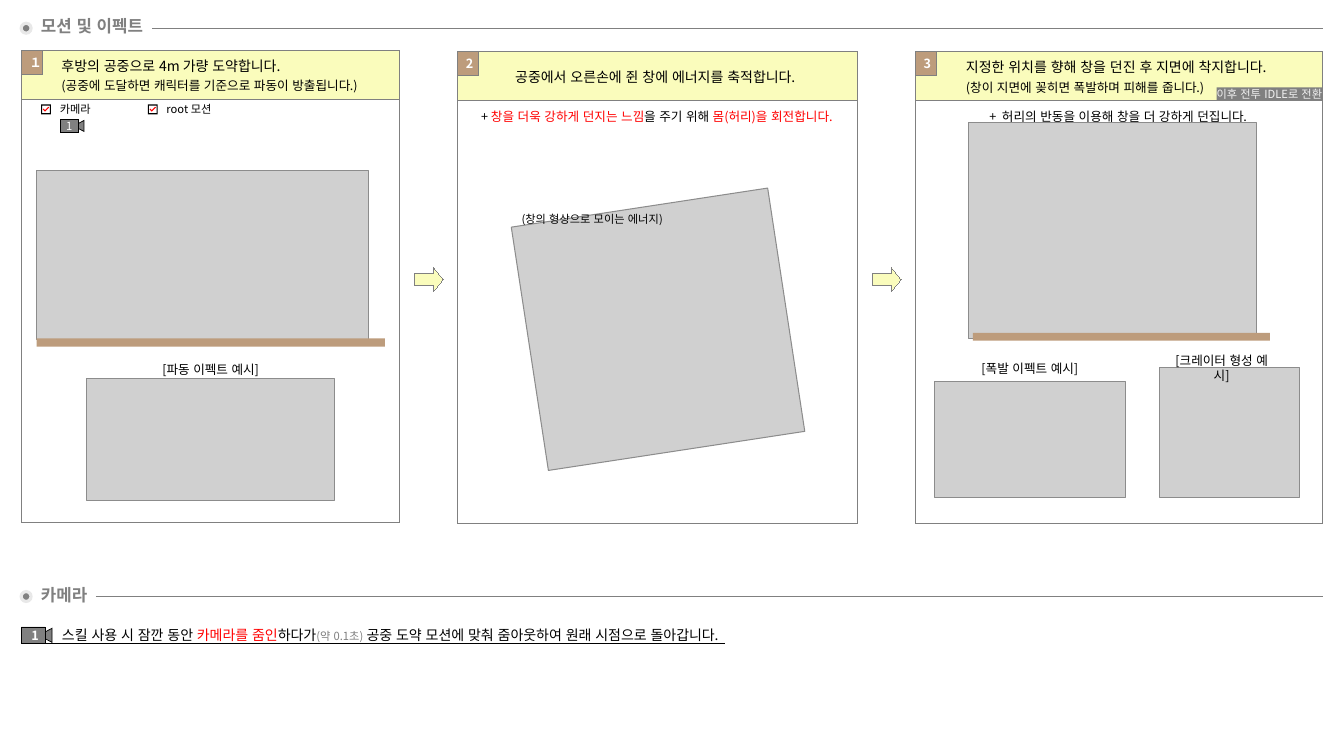
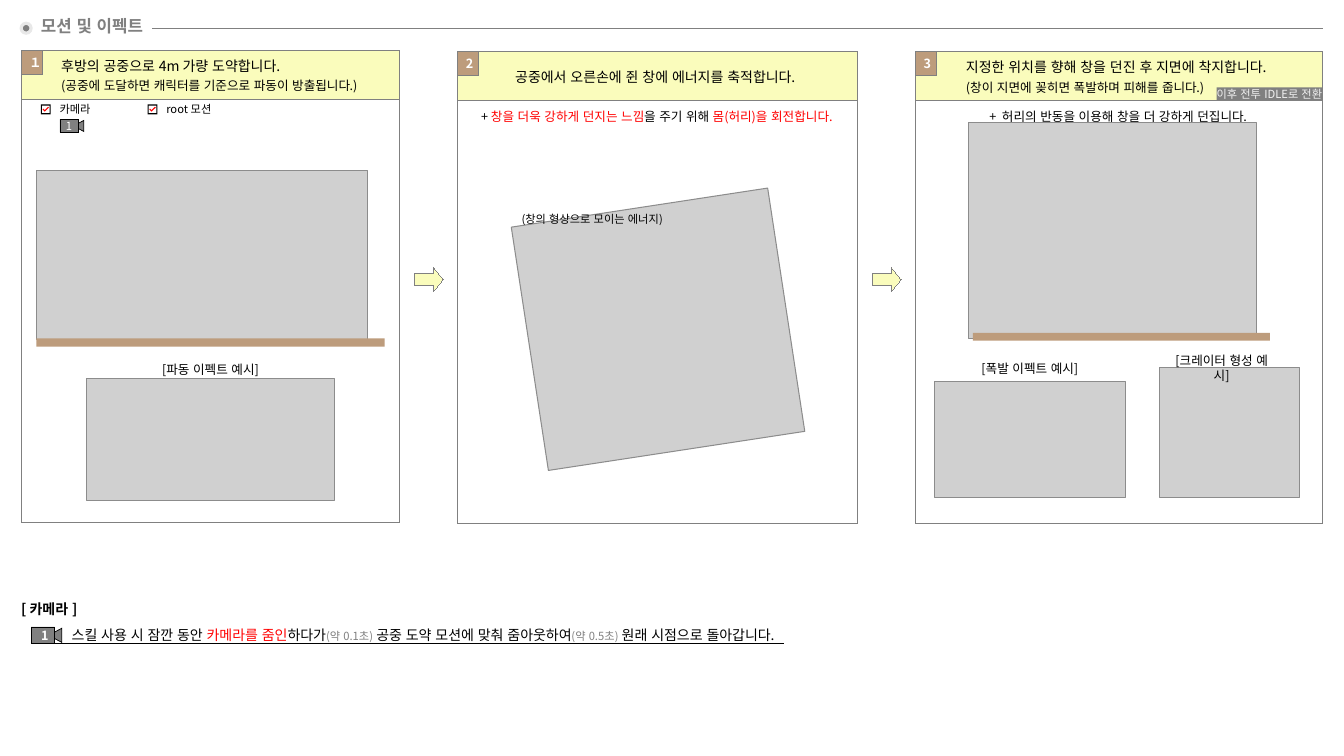
Before and after one commit to hjs0913/GameDesign, a slide deck: slide 2 of 로스트아크/창술사 역기획/스킬/[1차각성기] 연가창식 은하유성탄.pptx. Drawn at 1344x756 pixels with LibreOffice and Linux fonts; fonts in the diff are those of the drawing; grey boxes stand for pictures. Boxes give left, top, right and bottom in pixels: in the first picture for what was removed or moved away, otherwise in the second. Text is boxed around its words. In the diff, an @@ line names an element or a change of style, - is before the commit and + after.

```diff
--- a/로스트아크/창술사 역기획/스킬/[1차각성기] 연가창식 은하유성탄.pptx
+++ b/로스트아크/창술사 역기획/스킬/[1차각성기] 연가창식 은하유성탄.pptx
@@ freeform shape at <box>42,107,48,112</box>: outline redrawn @@
@@ freeform shape at <box>149,107,155,112</box>: outline redrawn @@
@@ ellipse removed at <box>21,592,31,602</box> @@
@@ line removed from (96, 597) to (1323, 597) @@
@@ text at <box>30,602,69,616</box>: text changed; size 12 to 10 pt; text colour #808080 to #000000 @@
-카메라
+[ 카메라 ]
@@ rectangle "1": place and size @@
-rectangle "1" at <box>21,627,44,644</box>
+rectangle "1" at <box>31,627,54,644</box>
@@ triangle: place and size @@
-triangle at <box>39,629,52,643</box>
+triangle at <box>49,629,62,643</box>
@@ text at <box>72,628,775,644</box>: text changed @@
-스킬 사용 시 잠깐 동안 카메라를 줌인하다가(약 0.1초) 공중 도약 모션에 맞춰 줌아웃하여 원래 시점으로 돌아갑니다.
+스킬 사용 시 잠깐 동안 카메라를 줌인하다가(약 0.1초) 공중 도약 모션에 맞춰 줌아웃하여(약 0.5초) 원래 시점으로 돌아갑니다.
@@ line moved from (33, 644) - (725, 644) to (43, 644) - (784, 644) @@
```
Also in this commit, not shown: 3 other files.
